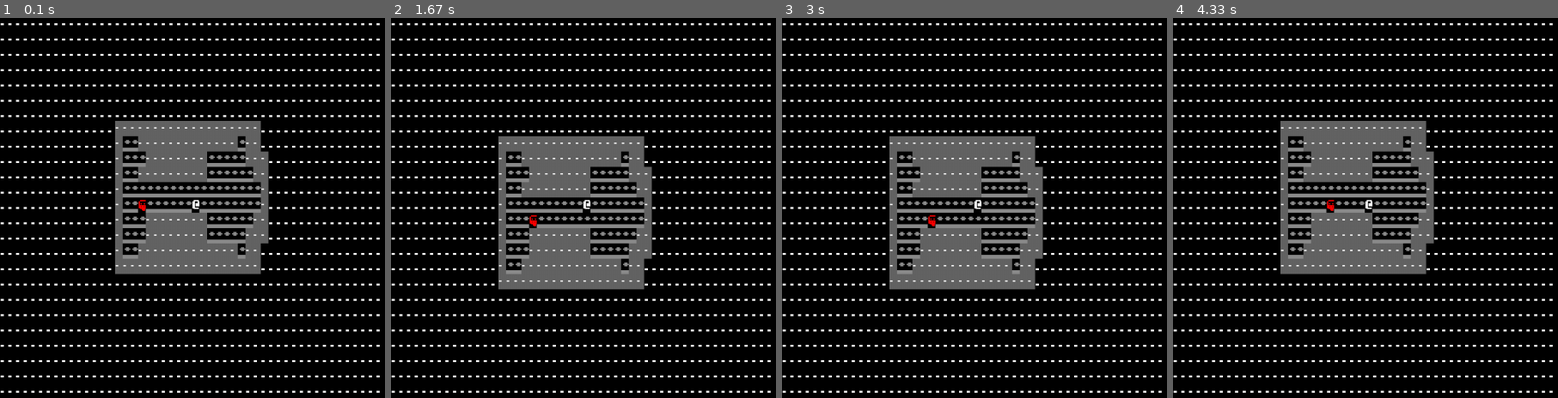
Above: before the commit, frames 1-4 (left to right).
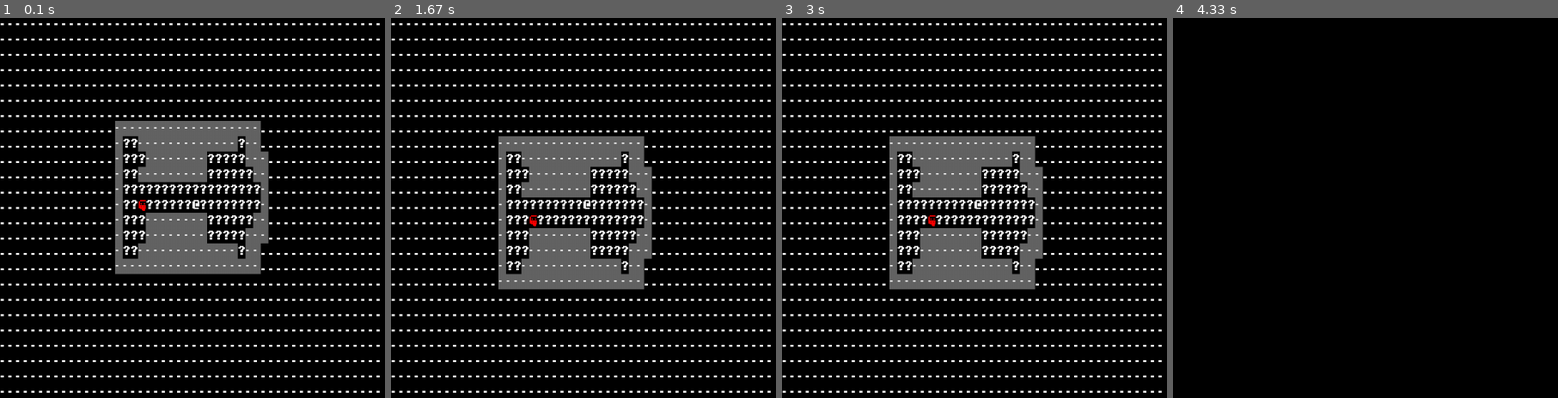
Above: after the commit, the same moments.

Repository: Alex-Sjoberg/Rogue-Space
Game: pygame game, started from Rogue Space/main.py
Same seed, same stepped clock (60 frames per second), same inputs: the game is played once before the commit and once after it.
Inputs:
- Up to frame 1 (0.1 s): no input
- Up to frame 2 (1.67 s): hold Right 0.33-0.8 s; hold Up 0.83-1.18 s; hold Right from 1.22 s (still down)
- Up to frame 3 (3 s): release Right at 1.8 s; hold Left 1.83-2.58 s; hold Down from 2.62 s (still down)
- Up to frame 4 (4.33 s): release Down at 3.48 s; tap I at 3.52 s

The runs differ from the first frame. In frame 1, 3.8% of the frame differs, in the area x 31-68%, y 31-64%; in frame 2, 3.7%; in frame 3, 3.7%; in frame 4, 20%, in the area x 0-99%, y 1-99%.

Commit message:
adding to github

Diff:
--- a/Rogue Space/environ.py
+++ b/Rogue Space/environ.py
@@ -1,8 +1,10 @@
-import pygame
+import pygame,inventory,item,tile
 import data as g
 
 class Environ():
-    def __init__(self,type,bg=(0,0,0),fg = (255,255,255)):
+    def __init__(self,type,bg=(0,0,0),fg = (255,255,255), inv = None):
+
+        self.inventory = inv
         self.type = type
         if type == g.E.WALL1:
             self.char = "\u0114"
@@ -11,13 +13,11 @@
             self.char = "\u00B7"
             bg = (140,140,140)
             fg = (0,0,0)
+            self.inventory = inventory.Inventory(self,item.Item())
         elif type == g.E.SPACE:
             self.char = "."
         else:
             bg = (0,0,0)
             self.char = "?"
-        self.bg = bg
-        fontObj = pygame.font.Font(g.FONTNAME,g.FONTSIZE).render(self.char,False,fg,bg)
-        self.image = pygame.Surface((g.FONTSIZE//2,g.FONTSIZE))
-        self.image.fill(bg)
-        self.image.blit(fontObj,(0,0),(0,0,g.FONTSIZE//2,g.FONTSIZE))
+
+        self.tile = tile.Tile(character = self.char , bg = bg , fg = fg)
--- /dev/null
+++ b/Rogue Space/inventory.py
@@ -0,0 +1,84 @@
+'''
+Created on Mar 16, 2013
+
+@author: asjoberg
+'''
+
+import queue,pygame,misc
+import data as g
+
+class Inventory():
+
+    def __init__(self ,owner, *items):
+        self.owner = owner
+
+        self.letters1 = queue.PriorityQueue(26)
+        self.letters2 = queue.PriorityQueue(26)
+
+        for i in "abcdefghijklmnopqrstuvwxyz":
+            self.letters1.put(i)
+        for i in "ABCDEFGHIJKLMNOPQRSTUVWXYZ":
+            self.letters2.put(i)
+
+        self.usedLetters = []
+        self.items = {}
+        for item in items:
+            self.addItem(item)
+
+    def addItem(self,item):
+        if not self.letters1.empty():
+            newLetter = self.letters1.get()
+            self.items[newLetter] = item
+            self.usedLetters += list(newLetter)
+            return True
+        elif not self.letters2.empty():
+            newLetter = self.letters2.get()
+            self.items[newLetter] = item
+            self.usedLetters += list(newLetter)
+        else:
+            return False
+
+    def getItem(self,key):
+        ret = self.items.pop(key)
+        self.usedLetters.remove(key)
+        if (len(self.items) == 0):
+            self.owner.inventory = None
+
+        return ret
+
+    def peek(self):
+        return self.items[self.usedLetters[0]]
+
+
+    def getKeys(self):
+        return self.items.keys()
+
+    def examine(self):
+        self.displayItems()
+
+        while True:
+            g.CLOCK.tick(60)
+            for newEvent in pygame.event.get():
+                if newEvent.type == pygame.KEYDOWN:
+                    key = newEvent.unicode
+                    if key in self.usedLetters:
+                        self.items[key].displayDescription()
+                        self.displayItems()
+                    elif key ==" ":
+                        return
+
+
+    def displayItems(self):
+        g.SCREEN.fill((0,0,0))
+        keys = list(self.items.keys())
+        keys.sort()
+        startx = 10
+        starty = 10
+        xoffset = 0
+        yoffset = 0
+        for key in keys:
+            misc.printText("- " + key, g.FONTNAME, g.FONTSIZE, startx + xoffset, starty + yoffset)
+            misc.printText(self.items[key].name, g.FONTNAME, g.FONTSIZE, startx + xoffset + g.FONTSIZE, starty + yoffset)
+            yoffset += g.FONTSIZE + 5
+
+        pygame.display.update()
--- /dev/null
+++ b/Rogue Space/item.py
@@ -0,0 +1,16 @@
+'''
+Created on Mar 17, 2013
+
+@author: asjoberg
+'''
+import tile
+
+class Item():
+    def __init__(self,name = "Item", number = 1):
+        self.number = number
+        self.name = name
+        self.description ="This is an object of some kind. You don't know what it is."
+        self.tile = tile.Tile()
+
+    def displayDescription(self):
+        print(self.description)
--- /dev/null
+++ b/Rogue Space/material.py
@@ -0,0 +1,8 @@
+'''
+Created on Mar 17, 2013
+
+@author: asjoberg
+'''
+class Material():
+    def __init__(self,name):
+        self.name = name
--- a/Rogue Space/misc.py
+++ b/Rogue Space/misc.py
@@ -4,7 +4,7 @@
 @author: asjoberg
 '''
 import data as g
-import entity
+import entity,pygame
 
 
 def displayMap(playerX,playerY):
@@ -18,9 +18,11 @@
 def displayAt(xTile,yTile,x,y):
 ##    print(yTile,xTile,x,y , )
     if isinstance(g.ENTS[yTile][xTile] , entity.Entity):
-        g.SCREEN.blit(g.ENTS[yTile][xTile].image,(x*g.FONTSIZE//2,y*g.FONTSIZE))
+        g.SCREEN.blit(g.ENTS[yTile][xTile].tile.image,(x*g.FONTSIZE//2,y*g.FONTSIZE))
+    elif g.playMap[yTile][xTile].inventory:
+        g.SCREEN.blit(g.playMap[yTile][xTile].inventory.peek().tile.image,(x*g.FONTSIZE//2,y*g.FONTSIZE))
     else:
-        g.SCREEN.blit(g.playMap[yTile][xTile].image,(x*g.FONTSIZE//2,y*g.FONTSIZE))
+        g.SCREEN.blit(g.playMap[yTile][xTile].tile.image,(x*g.FONTSIZE//2,y*g.FONTSIZE))
 
 def debugMapDisplay():
     for i in range (len(g.playMap)):
@@ -59,3 +61,8 @@
         return target
     else:
         return None
+
+def printText(txtText, Textfont, Textsize , Textx, Texty, Textcolor = (255,255,255)):
+    myfont = pygame.font.SysFont(Textfont, Textsize)
+    label = myfont.render(txtText, 1, Textcolor)
+    g.SCREEN.blit(label, (Textx, Texty))
--- a/Rogue Space/npc.py
+++ b/Rogue Space/npc.py
@@ -4,7 +4,7 @@
 @author: asjoberg
 '''
 import data as g
-import pygame,misc,entity
+import pygame,misc,entity,tile
 
 class NPC(entity.Entity):
     def __init__(self,Ntype,xPos,yPos):
@@ -32,10 +32,8 @@
         self.bg = bg
         self.fg = fg
 
-        fontObj = pygame.font.Font(g.FONTNAME,g.FONTSIZE).render(self.char,False,fg,bg)
-        self.image = pygame.Surface((g.FONTSIZE//2,g.FONTSIZE))
-        self.image.fill(bg)
-        self.image.blit(fontObj,(0,0),(0,0,g.FONTSIZE//2,g.FONTSIZE))
+        self.tile = tile.Tile(character = self.char,fg = self.fg, bg = self.bg)
+
 
     def take_turn(self):
         if self.move("RIGHT"):
--- a/Rogue Space/player.py
+++ b/Rogue Space/player.py
@@ -1,23 +1,27 @@
 import data as g
-import pygame
-import misc
-import entity
+import pygame,misc,entity,inventory,tile
+
 
 
 class Player(entity.Entity):
     def __init__(self,x,y):
-        fontObj = pygame.font.Font(g.FONTNAME,g.FONTSIZE).render('@',False,(255,255,255),(0,0,0))
-        self.image = pygame.Surface((g.FONTSIZE//2,g.FONTSIZE))
-        self.image.blit(fontObj,(0,0),(0,0,g.FONTSIZE//2,g.FONTSIZE))
-        self.pos = self.image.get_rect().move(g.Xt//2*(g.FONTSIZE//2),g.Yt//2*g.FONTSIZE)
+
+        self.tile = tile.Tile(character = "@")
+
+
+        self.pos = self.tile.image.get_rect().move(g.Xt//2*(g.FONTSIZE//2),g.Yt//2*g.FONTSIZE)
+
         self.xPos = len(g.playMap[0])//2
         self.yPos = len(g.playMap)//2
         self.xDisp = self.xPos
         self.yDisp = self.yPos
 
+
         self.actionPoints = 0
         self.speed = 100
-        g.SCREEN.blit(self.image,self.pos)
+        g.SCREEN.blit(self.tile.image,self.pos)
+
+        self.inventory = inventory.Inventory(self)
 
     def take_turn(self):
         misc.displayMap(self.xDisp,self.yDisp)
@@ -36,6 +40,16 @@
                         break
                     elif newEvent.unicode == '.':
                         return 50
+                    elif newEvent.unicode == 'i':
+                        self.inventory.examine()
+                        misc.displayMap(self.xDisp,self.yDisp)
+                        return 0
+                    elif newEvent.unicode == ',':
+                        if self.itemHere():
+                            return self.getItems()
+                        else:
+                            print("Nothing there")
+                            return 0
                     elif newEvent.key in [273,274,275,276]:
                         if newEvent.key == 273:
                             dir = "UP"
@@ -61,7 +75,7 @@
             print("Can't move there, sorry")
             return False
         g.SCREEN.fill((0,0,0),self.pos)
-        g.SCREEN.blit(g.playMap[self.yPos][self.xPos].image , self.pos)
+        g.SCREEN.blit(g.playMap[self.yPos][self.xPos].tile.image , self.pos)
         g.ENTS[self.yPos][self.xPos] = None
 
         if direction == "UP":
@@ -100,10 +114,19 @@
                 self.xDisp+=1
                 misc.displayMap(self.xDisp,self.yDisp)
         g.ENTS[self.yPos][self.xPos] = self
-        g.SCREEN.blit(self.image, self.pos)
+        g.SCREEN.blit(self.tile.image, self.pos)
 
         return True
+    def itemHere(self):
+        if g.playMap[self.yPos][self.xPos].inventory:
+            return True
+        return False
 
+    def getItems(self):
+        tileInv = g.playMap[self.yPos][self.xPos].inventory
+        for key in list(tileInv.getKeys()):
+            self.inventory.addItem(tileInv.getItem(key))
+        return 100
 
     def onEdge(self,axis,direct):
         if axis == "x":
--- /dev/null
+++ b/Rogue Space/tile.py
@@ -0,0 +1,16 @@
+'''
+Created on Mar 17, 2013
+
+@author: asjoberg
+'''
+import pygame
+import data as g
+
+class Tile():
+    def __init__(self,character = "?", bg = (0,0,0) , fg = (255,255,255)):
+        self.char = character
+
+        fontObj = pygame.font.Font(g.FONTNAME,g.FONTSIZE).render(self.char,False,fg,bg)
+        self.image = pygame.Surface((g.FONTSIZE//2,g.FONTSIZE))
+        self.image.fill(bg)
+        self.image.blit(fontObj,(0,0),(0,0,g.FONTSIZE//2,g.FONTSIZE))
